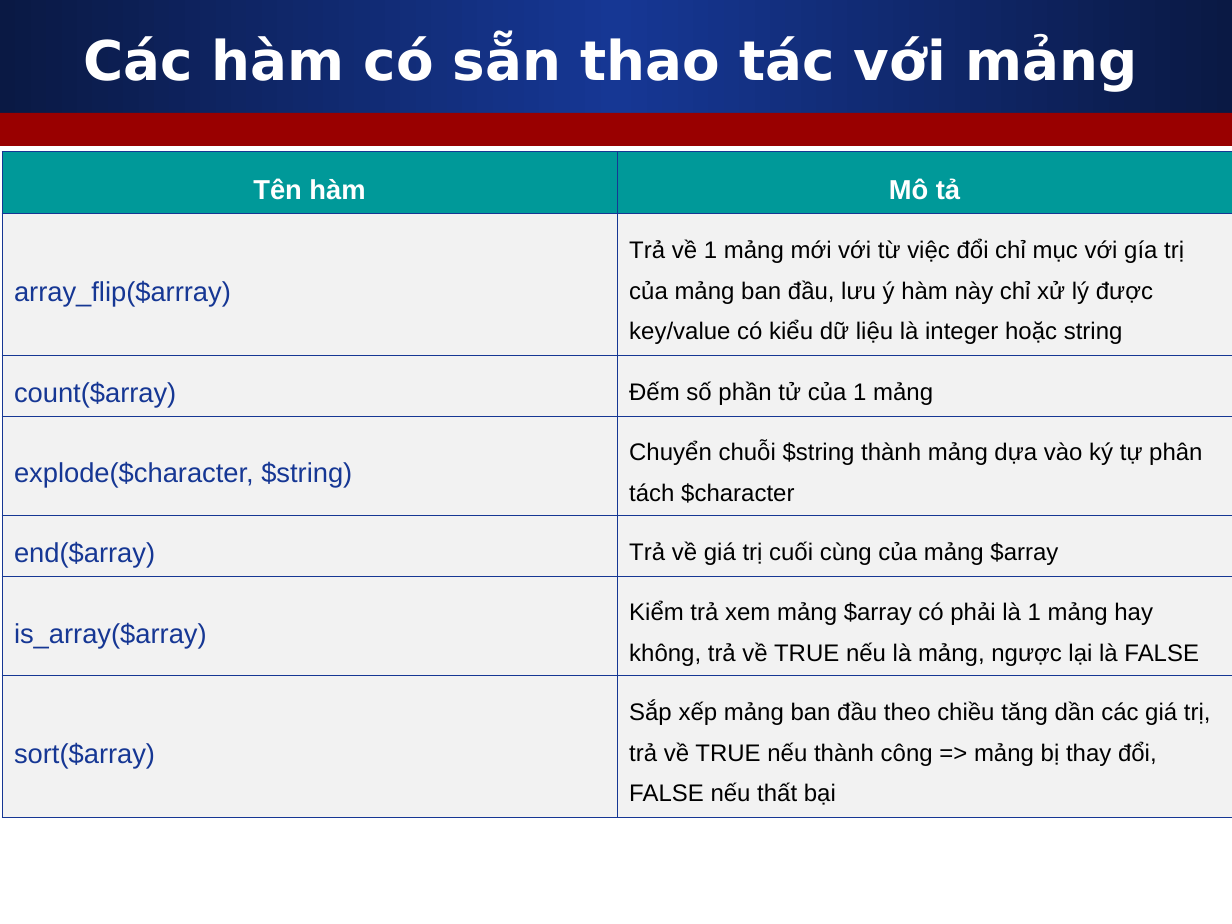
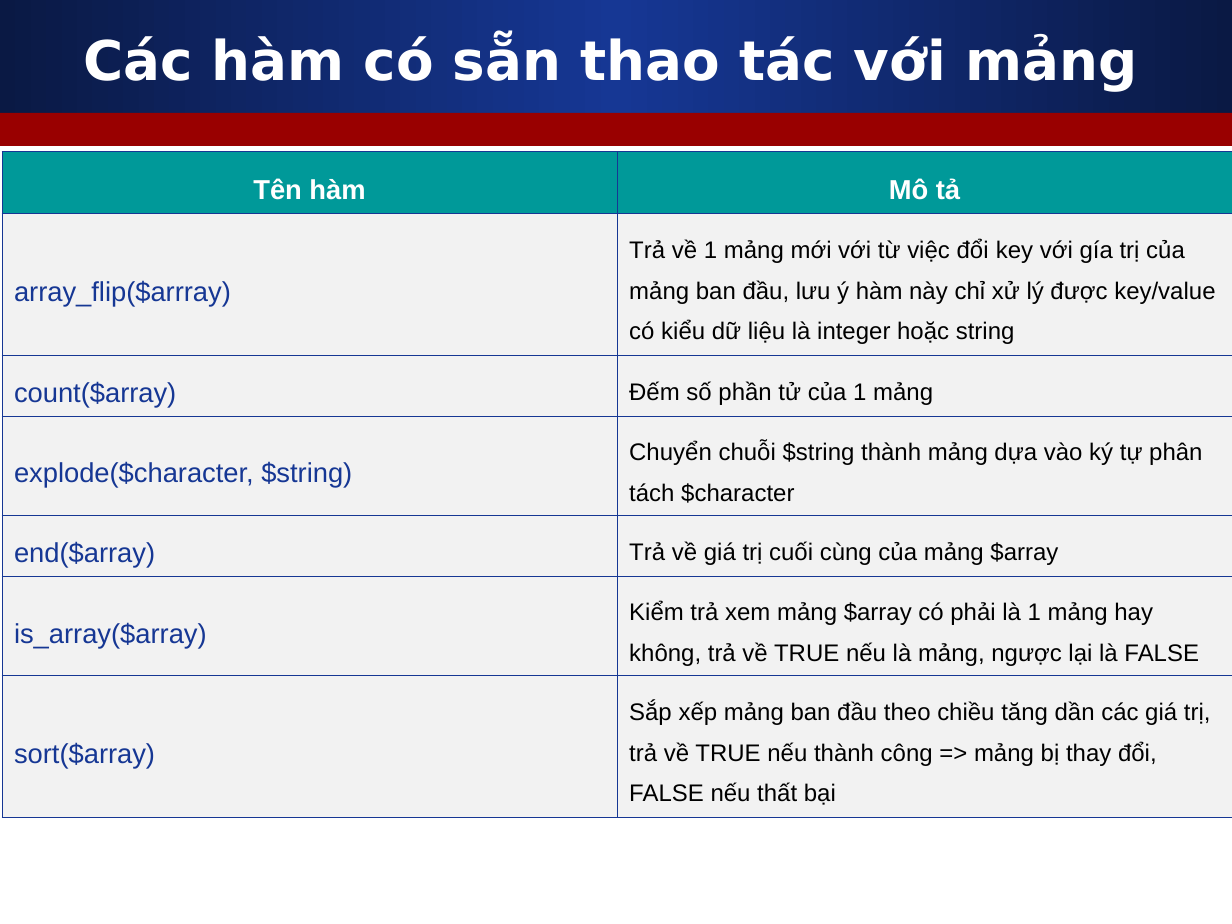
Before and after one commit to nguyenvietmanhit/php1019e2, a slide deck: slide 4 of Day14_3_PHP_Array_Function_Array_String_Number/Slides/2_Array_Function_PHP.ppt. Drawn at 1232x924 pixels with LibreOffice and Linux fonts; fonts in the diff are those of the drawing. Boxes give left, top, right and bottom in pixels: in the first picture for what was removed or moved away, otherwise in the second. Text is boxed around its words. In the diff, an @@ line names an element or a change of style, - is before the commit and + after.

```diff
--- a/Day14_3_PHP_Array_Function_Array_String_Number/Slides/2_Array_Function_PHP.ppt
+++ b/Day14_3_PHP_Array_Function_Array_String_Number/Slides/2_Array_Function_PHP.ppt
@@ table at box(2, 152, 1232, 817) @@
-row 2, column 2: Trả về 1 mảng mới với từ việc đổi chỉ mục với gía trị của mảng ban đầu, lưu ý hàm này chỉ xử lý được key/value có kiểu dữ liệu là integer hoặc string
+row 2, column 2: Trả về 1 mảng mới với từ việc đổi key với gía trị của mảng ban đầu, lưu ý hàm này chỉ xử lý được key/value có kiểu dữ liệu là integer hoặc string
```
Also in this commit, not shown: 2 other slides changed, 2 other files.
